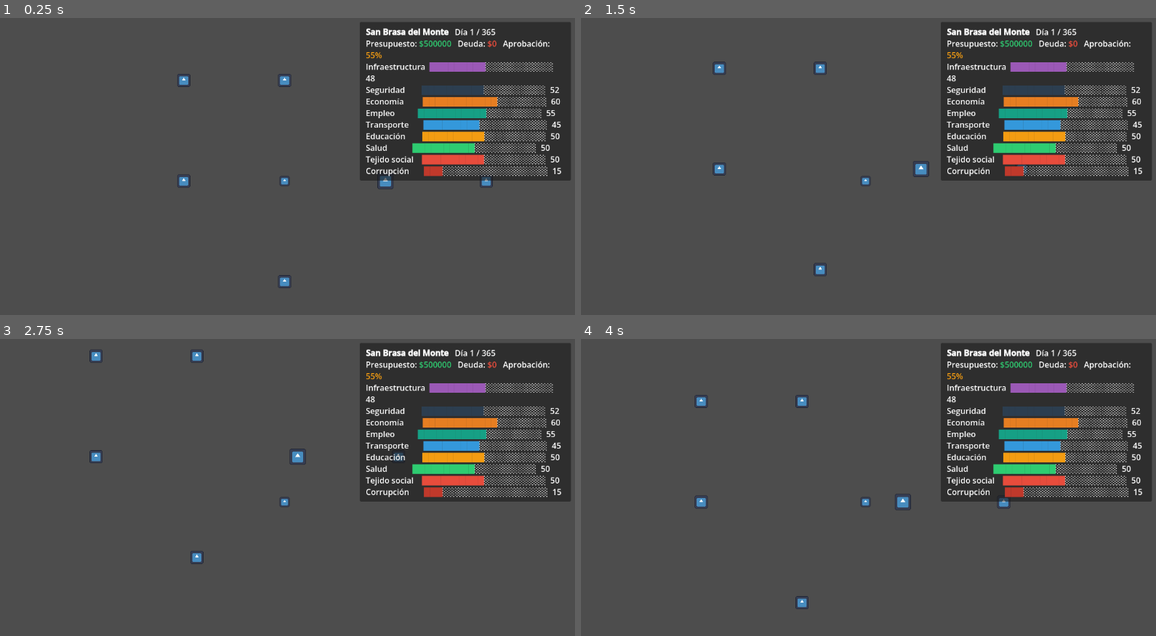
Above: before the commit, frames 1-4 (two rows, left to right).
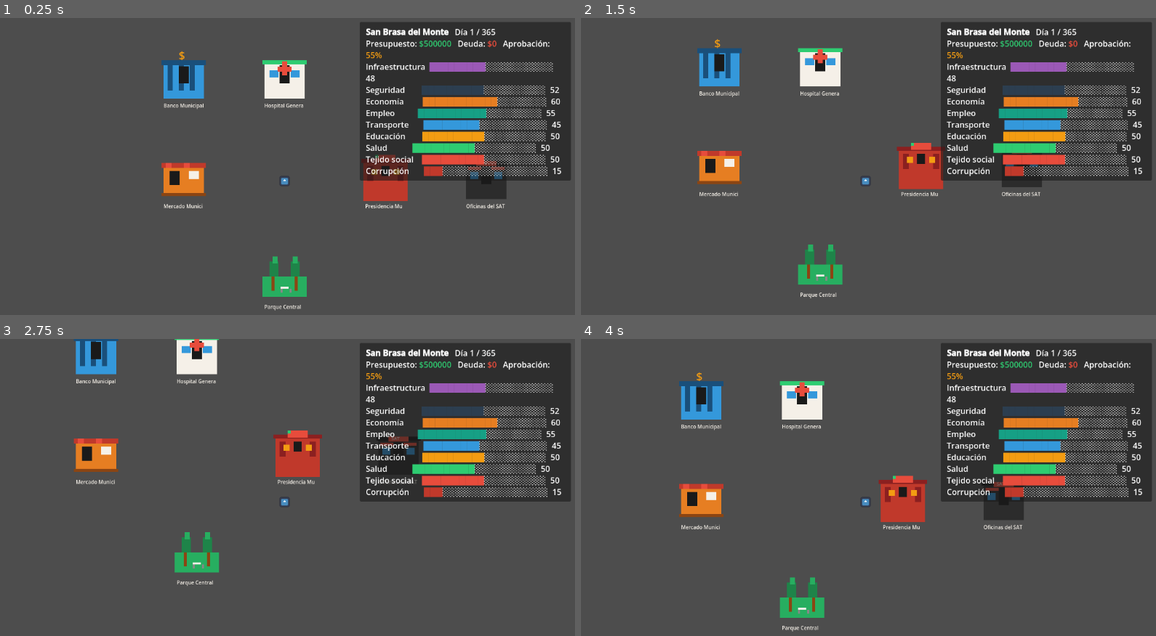
Above: after the commit, the same moments.

Repository: Edmex22/JUEGO-DEL-bajiO
Game: Godot game, scene res://main.tscn
Two runs of this game, one before a commit and one after it. Both use one fixed random seed, a clock stepped at 60 frames per second and the inputs below. The engine's default icon, where the game draws it, is replaced by a stand-in: a white triangle on a blue panel in a dark square.
Inputs (mouse positions are in pixels of both pictures, inside the frame that each line leads up to):
- Up to frame 1 (0.25 s): no input
- Up to frame 2 (1.5 s): tap Enter at 0.5 s; move the mouse to (995, 163) at 0.52 s; hold D (move_right) 0.53-1.28 s; tap E (interact) at 0.6, 1.35 s; move the mouse to (747, 196) at 1.27 s; hold S (move_down) from 1.28 s (still down)
- Up to frame 3 (2.75 s): move the mouse to (345, 431) at 2.02 s; release S (move_down) at 2.03 s; hold D (move_right) from 2.03 s (still down); tap E (interact) at 2.1 s
- Up to frame 4 (4 s): move the mouse to (834, 567) at 2.77 s; release D (move_right) at 2.78 s; hold W (move_up) 2.78-3.53 s; tap E (interact) at 2.85, 3.5, 3.6 s; move the mouse to (1041, 549) at 3.52 s; hold A (move_left) from 3.53 s (still down)

The runs differ from the first frame. In frame 1, 5.3% of the frame differs, in the area x 28-89%, y 11-99%; in frame 2, 5.1%; in frame 3, 4.9%; in frame 4, 5.5%, in the area x 17-77%, y 11-99%.

Commit message:
feat: sprites pixel-art por edificio, persistencia de partida y guardado con F5/F6
- building_interaction.gd: _draw() con pixel-art para los 6 edificios (Presidencia,
  Mercado, Parque, SAT, Hospital, Banco) usando paleta oficial
- main.tscn: nodos de edificios cambiados de Sprite2D a Node2D (requerido por _draw)
- scripts/guardado.gd: sistema de guardado/carga en user://partida.json
- project.godot: Guardado registrado como autoload
- main.gd: F5 guarda partida, F6 carga partida (_unhandled_key_input)

Co-Authored-By: Claude Opus 4.8 <noreply@anthropic.com>
Claude-Session: https://claude.ai/code/session_013ABLjw4tJ4gWc96d8ikdtv

Diff:
--- a/main.tscn
+++ b/main.tscn
@@ -32,10 +32,8 @@
 
 [node name="Camera2D" type="Camera2D" parent="Player"]
 
-[node name="PresidenciaMunicipal" type="Sprite2D" parent="."]
+[node name="PresidenciaMunicipal" type="Node2D" parent="."]
 position = Vector2(200, 0)
-scale = Vector2(0.25, 0.25)
-texture = ExtResource("2_0xm2m")
 script = ExtResource("3_h2yge")
 
 [node name="InteractionArea" type="Area2D" parent="PresidenciaMunicipal"]
@@ -43,10 +41,8 @@
 [node name="CollisionShape2D" type="CollisionShape2D" parent="PresidenciaMunicipal/InteractionArea"]
 shape = SubResource("Shape_interact")
 
-[node name="MercadoMunicipal" type="Sprite2D" parent="."]
+[node name="MercadoMunicipal" type="Node2D" parent="."]
 position = Vector2(-200, 0)
-scale = Vector2(0.2, 0.2)
-texture = ExtResource("2_0xm2m")
 script = ExtResource("3_h2yge")
 
 [node name="InteractionArea" type="Area2D" parent="MercadoMunicipal"]
@@ -54,10 +50,8 @@
 [node name="CollisionShape2D" type="CollisionShape2D" parent="MercadoMunicipal/InteractionArea"]
 shape = SubResource("Shape_interact")
 
-[node name="ParqueCentral" type="Sprite2D" parent="."]
+[node name="ParqueCentral" type="Node2D" parent="."]
 position = Vector2(0, 200)
-scale = Vector2(0.2, 0.2)
-texture = ExtResource("2_0xm2m")
 script = ExtResource("3_h2yge")
 
 [node name="InteractionArea" type="Area2D" parent="ParqueCentral"]
@@ -65,10 +59,8 @@
 [node name="CollisionShape2D" type="CollisionShape2D" parent="ParqueCentral/InteractionArea"]
 shape = SubResource("Shape_interact")
 
-[node name="OficinasSAT" type="Sprite2D" parent="."]
+[node name="OficinasSAT" type="Node2D" parent="."]
 position = Vector2(400, 0)
-scale = Vector2(0.2, 0.2)
-texture = ExtResource("2_0xm2m")
 script = ExtResource("3_h2yge")
 
 [node name="InteractionArea" type="Area2D" parent="OficinasSAT"]
@@ -76,10 +68,8 @@
 [node name="CollisionShape2D" type="CollisionShape2D" parent="OficinasSAT/InteractionArea"]
 shape = SubResource("Shape_interact")
 
-[node name="Hospital" type="Sprite2D" parent="."]
+[node name="Hospital" type="Node2D" parent="."]
 position = Vector2(0, -200)
-scale = Vector2(0.2, 0.2)
-texture = ExtResource("2_0xm2m")
 script = ExtResource("3_h2yge")
 
 [node name="InteractionArea" type="Area2D" parent="Hospital"]
@@ -87,10 +77,8 @@
 [node name="CollisionShape2D" type="CollisionShape2D" parent="Hospital/InteractionArea"]
 shape = SubResource("Shape_interact")
 
-[node name="Banco" type="Sprite2D" parent="."]
+[node name="Banco" type="Node2D" parent="."]
 position = Vector2(-200, -200)
-scale = Vector2(0.2, 0.2)
-texture = ExtResource("2_0xm2m")
 script = ExtResource("3_h2yge")
 
 [node name="InteractionArea" type="Area2D" parent="Banco"]
--- a/project.godot
+++ b/project.godot
@@ -18,6 +18,7 @@
 [autoload]
 
 GameState="*uid://bl22igromvpja"
+Guardado="*res://scripts/guardado.gd"
 
 [input]
 
--- a/scripts/building_interaction.gd
+++ b/scripts/building_interaction.gd
@@ -1,4 +1,4 @@
-extends Sprite2D
+extends Node2D
 
 enum TipoEdificio { PRESIDENCIA, MERCADO, PARQUE, SAT, HOSPITAL, BANCO }
 
@@ -184,3 +184,96 @@
 		panel_open    = false
 		if interaction_label: interaction_label.visible = false
 		if government_panel:  government_panel.visible  = false
+
+
+# ── Sprite pixel-art dibujado en código ───────────────────────────────────────
+func _draw() -> void:
+	match tipo:
+		TipoEdificio.PRESIDENCIA: _draw_presidencia()
+		TipoEdificio.MERCADO:     _draw_mercado()
+		TipoEdificio.PARQUE:      _draw_parque()
+		TipoEdificio.SAT:         _draw_sat()
+		TipoEdificio.HOSPITAL:    _draw_hospital()
+		TipoEdificio.BANCO:       _draw_banco()
+	# Nombre del edificio debajo
+	var font := ThemeDB.fallback_font
+	draw_string(font, Vector2(-40, 54), nombre_edificio,
+		HORIZONTAL_ALIGNMENT_LEFT, 80, 10, Color("#F5F0E8"))
+
+
+func _r(x:float,y:float,w:float,h:float,c:String) -> void:
+	draw_rect(Rect2(x, y, w, h), Color(c))
+
+
+func _draw_presidencia() -> void:
+	_r(-44,-40, 88, 80, "#C0392B")   # cuerpo
+	_r(-48,-44, 96,  8, "#8B2020")   # techo
+	_r(-36,-30, 12, 30, "#8B2020")   # columna izq
+	_r( 24,-30, 12, 30, "#8B2020")   # columna der
+	_r( -8,-30, 16, 20, "#1A1A1A")   # puerta
+	_r(-28,-24, 12, 12, "#F39C12")   # ventana izq
+	_r( 16,-24, 12, 12, "#F39C12")   # ventana der
+	_r(-20,-52, 40,14, "#E74C3C")    # bandera
+	_r(-20,-52,  6, 6, "#2ECC71")
+
+
+func _draw_mercado() -> void:
+	_r(-40,-30, 80, 60, "#E67E22")   # cuerpo naranja
+	_r(-44,-36, 88, 10, "#C0392B")   # toldo rojo
+	_r(-36,-36, 12, 10, "#E74C3C")   # franja toldo
+	_r(  0,-36, 12, 10, "#E74C3C")
+	_r(-28,-20, 20, 28, "#1A1A1A")   # puerta
+	_r( 10,-20, 20, 16, "#F5F0E8")   # vitrina
+	_r(-44, 24, 88,  6, "#8B4513")   # base
+
+
+func _draw_parque() -> void:
+	_r(-44,-10, 88, 40, "#27AE60")   # pasto
+	# Árbol izquierdo
+	_r(-30,-40, 18, 30, "#1E8449")
+	_r(-24,-50, 10, 14, "#27AE60")
+	_r(-26,-10,  6, 28, "#8B4513")
+	# Árbol derecho
+	_r( 12,-40, 18, 30, "#1E8449")
+	_r( 16,-50, 10, 14, "#27AE60")
+	_r( 20,-10,  6, 28, "#8B4513")
+	# Banca
+	_r( -8, 10, 16,  4, "#F5F0E8")
+	_r( -8, 14,  4,  8, "#888888")
+	_r( 10, 14,  4,  8, "#888888")
+
+
+func _draw_sat() -> void:
+	_r(-40,-36, 80, 72, "#2C2C2C")   # cuerpo gris oscuro
+	_r(-44,-40, 88,  8, "#1A1A1A")   # techo
+	_r(-36,-28, 72,  6, "#E74C3C")   # franja roja
+	_r(-10,-30,  20,36, "#1A1A1A")   # puerta
+	_r(-32,-18, 16, 14, "#3498DB")   # ventana izq
+	_r( 16,-18, 16, 14, "#3498DB")   # ventana der
+	# Letrero SAT
+	_r(-20,-40, 40, 10, "#E74C3C")
+	var font := ThemeDB.fallback_font
+	draw_string(font, Vector2(-14,-33), "SAT", HORIZONTAL_ALIGNMENT_LEFT, 40, 9, Color("#F5F0E8"))
+
+
+func _draw_hospital() -> void:
+	_r(-40,-36, 80, 72, "#F5F0E8")   # cuerpo blanco hueso
+	_r(-44,-40, 88,  8, "#2ECC71")   # techo verde
+	_r(-10,-30, 20, 36, "#1A1A1A")   # puerta
+	_r(-30,-20, 18, 14, "#3498DB")   # ventana izq
+	_r( 12,-20, 18, 14, "#3498DB")   # ventana der
+	# Cruz roja
+	_r( -5,-38, 10, 28, "#E74C3C")
+	_r(-14,-27, 28, 10, "#E74C3C")
+
+
+func _draw_banco() -> void:
+	_r(-40,-36, 80, 72, "#3498DB")   # cuerpo azul
+	_r(-44,-40, 88, 10, "#1A4F7A")   # techo
+	# Columnas
+	for i in range(3):
+		_r(-32 + i*22, -30, 10, 50, "#1A4F7A")
+	_r(-10,-28, 20, 34, "#1A1A1A")   # puerta
+	# Símbolo $
+	var font := ThemeDB.fallback_font
+	draw_string(font, Vector2(-10,-42), "$", HORIZONTAL_ALIGNMENT_LEFT, 24, 22, Color("#F39C12"))
--- /dev/null
+++ b/scripts/guardado.gd
@@ -0,0 +1,57 @@
+extends Node
+
+const RUTA := "user://partida.json"
+
+func guardar() -> void:
+	var gs := GameState
+	var datos := {
+		"municipio_nombre":      gs.municipio_nombre,
+		"dia_actual":            gs.dia_actual,
+		"presupuesto_municipal": gs.presupuesto_municipal,
+		"deuda_municipal":       gs.deuda_municipal,
+		"aprobacion_ciudadana":  gs.aprobacion_ciudadana,
+		"infraestructura":       gs.infraestructura,
+		"seguridad":             gs.seguridad,
+		"actividad_economica":   gs.actividad_economica,
+		"empleo":                gs.empleo,
+		"transporte":            gs.transporte,
+		"educacion":             gs.educacion,
+		"salud":                 gs.salud,
+		"tejido_social":         gs.tejido_social,
+		"corrupcion":            gs.corrupcion,
+	}
+	var f := FileAccess.open(RUTA, FileAccess.WRITE)
+	f.store_string(JSON.stringify(datos, "\t"))
+	f.close()
+	print("Partida guardada.")
+
+
+func cargar() -> bool:
+	if not FileAccess.file_exists(RUTA):
+		return false
+	var f := FileAccess.open(RUTA, FileAccess.READ)
+	var parsed = JSON.parse_string(f.get_as_text())
+	f.close()
+	if parsed == null:
+		return false
+	var gs := GameState
+	gs.municipio_nombre      = parsed.get("municipio_nombre",      gs.municipio_nombre)
+	gs.dia_actual            = parsed.get("dia_actual",            gs.dia_actual)
+	gs.presupuesto_municipal = parsed.get("presupuesto_municipal", gs.presupuesto_municipal)
+	gs.deuda_municipal       = parsed.get("deuda_municipal",       gs.deuda_municipal)
+	gs.aprobacion_ciudadana  = parsed.get("aprobacion_ciudadana",  gs.aprobacion_ciudadana)
+	gs.infraestructura       = parsed.get("infraestructura",       gs.infraestructura)
+	gs.seguridad             = parsed.get("seguridad",             gs.seguridad)
+	gs.actividad_economica   = parsed.get("actividad_economica",   gs.actividad_economica)
+	gs.empleo                = parsed.get("empleo",                gs.empleo)
+	gs.transporte            = parsed.get("transporte",            gs.transporte)
+	gs.educacion             = parsed.get("educacion",             gs.educacion)
+	gs.salud                 = parsed.get("salud",                 gs.salud)
+	gs.tejido_social         = parsed.get("tejido_social",         gs.tejido_social)
+	gs.corrupcion            = parsed.get("corrupcion",            gs.corrupcion)
+	print("Partida cargada — Día " + str(gs.dia_actual))
+	return true
+
+
+func hay_partida() -> bool:
+	return FileAccess.file_exists(RUTA)
--- a/scripts/main.gd
+++ b/scripts/main.gd
@@ -6,7 +6,6 @@
 
 func _ready() -> void:
 	eventos.evento_disparado.connect(_on_evento)
-	# Configurar tipo e nombre de cada edificio
 	_init_edificio($PresidenciaMunicipal, 0, "Presidencia Municipal")
 	_init_edificio($MercadoMunicipal,     1, "Mercado Municipal")
 	_init_edificio($ParqueCentral,        2, "Parque Central")
@@ -15,12 +14,21 @@
 	_init_edificio($Banco,                5, "Banco Municipal")
 
 
-func _init_edificio(nodo: Sprite2D, tipo: int, nombre: String) -> void:
+func _init_edificio(nodo: Node2D, tipo: int, nombre: String) -> void:
 	if nodo == null:
 		return
 	nodo.tipo = tipo
 	nodo.nombre_edificio = nombre
 
 
+func _unhandled_key_input(event: InputEvent) -> void:
+	if event is InputEventKey and event.pressed and not event.echo:
+		match event.physical_keycode:
+			KEY_F5:
+				Guardado.guardar()
+			KEY_F6:
+				Guardado.cargar()
+
+
 func _on_evento(titulo: String, descripcion: String, opciones: Array) -> void:
 	modal.mostrar(titulo, descripcion, opciones)
